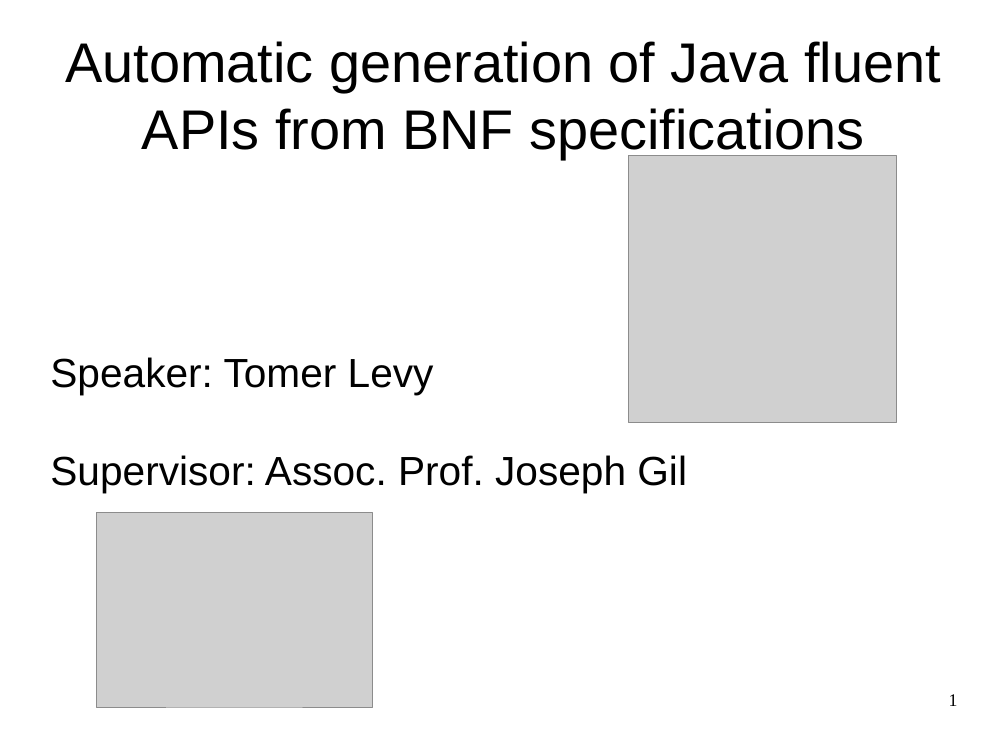
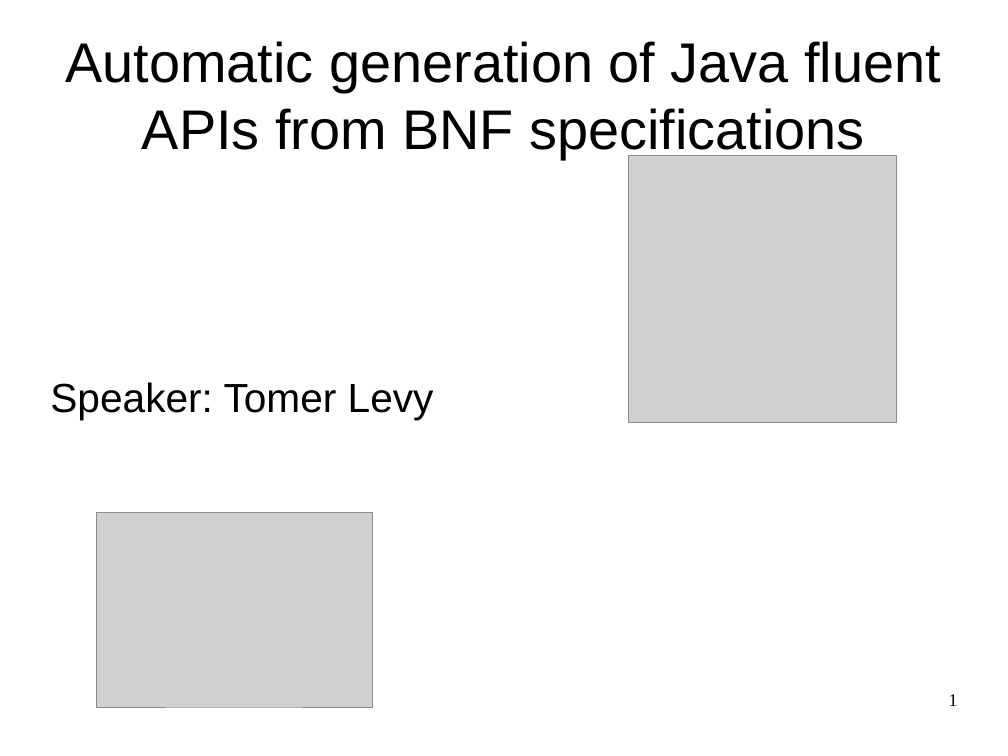
Before and after one commit to OriRoth/fling, a slide deck: slide 1 of Manuscripts/Thesis Seminar/Thesis Seminar.odp. Drawn at 1008x756 pixels with LibreOffice and Linux fonts; fonts in the diff are those of the drawing; grey boxes stand for pictures. Boxes give left, top, right and bottom in pixels: in the first picture for what was removed or moved away, otherwise in the second. Text is boxed around its words. In the diff, an @@ line names an element or a change of style, - is before the commit and + after.

```diff
--- a/Manuscripts/Thesis Seminar/Thesis Seminar.odp
+++ b/Manuscripts/Thesis Seminar/Thesis Seminar.odp
@@ subtitle at (50,455,687,493): paragraph removed @@
-Supervisor: Assoc. Prof. Joseph Gil
```
Also in this commit, not shown: 2 other slides changed, 3 slides added, 2 slides removed.
